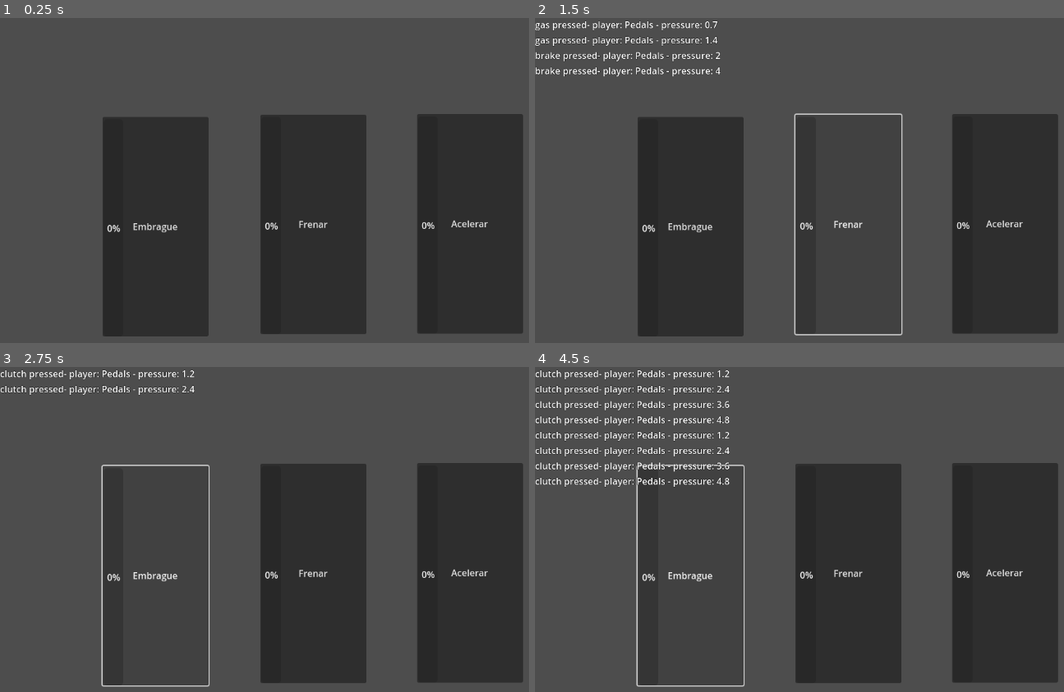
Above: before the commit, frames 1-4 (two rows, left to right).
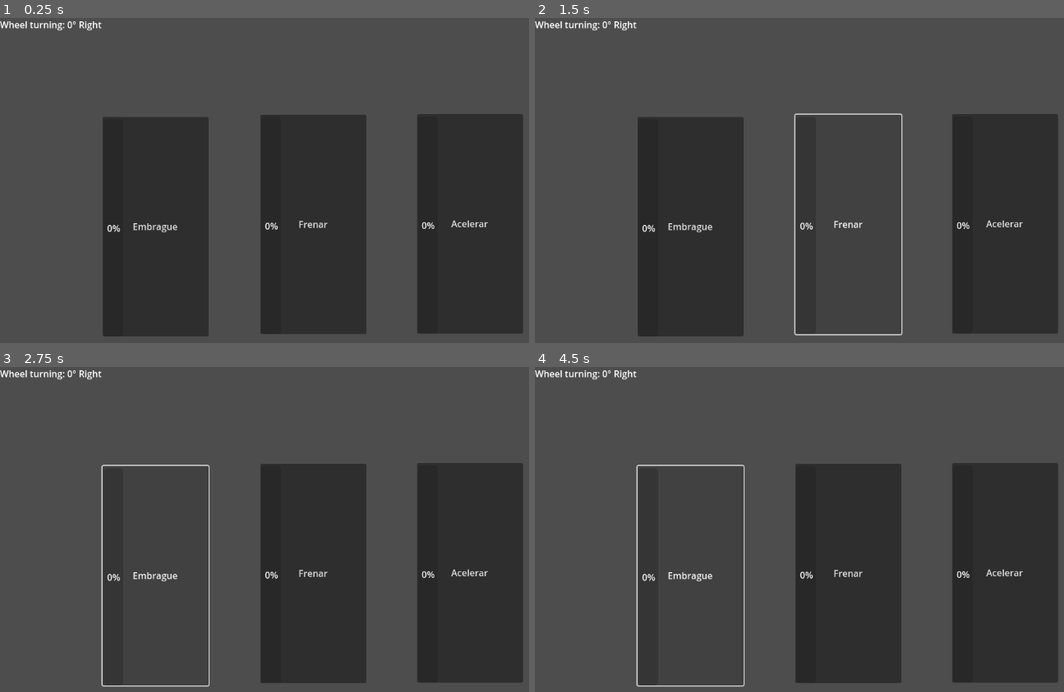
Above: after the commit, the same moments.

Repository: franciscoenriq/Panhales-en-Fuga
Game: Godot game, scene res://scenes/Pedales/pedales.tscn
Same seed, same stepped clock (60 frames per second), same inputs: the game is played once before the commit and once after it. This scene is started directly instead of the project's main scene. The engine's default icon, where the game draws it, is replaced by a stand-in: a white triangle on a blue panel in a dark square.
Inputs:
- Up to frame 1 (0.25 s): no input
- Up to frame 2 (1.5 s): click "Acelerar" at 0.5 s; click "Frenar" at 1.25 s
- Up to frame 3 (2.75 s): click "Embrague" at 2 s
- Up to frame 4 (4.5 s): tap Enter at 2.75, 4.25 s; hold Right (turn_right) 2.78-3.53 s; hold C (clutch) 2.78-3.53 s; tap A (gas) at 3.05, 3.6 s; tap Space at 3.5 s; hold B (brake) 3.53-4.28 s; tap F (test) at 3.8 s; hold Right (turn_right) from 4.28 s (still down); hold F (test) from 4.28 s (still down)

The runs differ from the first frame. In frame 1, 0.2% of the frame differs, in the area x 0-20%, y 1-4%; in frame 2, 1.4%; in frame 3, 0.8%; in frame 4, 2.8%, in the area x 0-37%, y 1-38%.

Commit message:
prueba builds e intento labels

Diff:
--- /dev/null
+++ b/scenes/InputStateVolante.gd
@@ -0,0 +1,14 @@
+extends Label3D
+
+
+
+
+# Called when the node enters the scene tree for the first time.
+func _ready():
+	pass # Replace with function body.
+
+
+# Called every frame. 'delta' is the elapsed time since the previous frame.
+func _process(_delta):
+	self.text ="Acceleration: " + str(GameController.accPressure)+"% Brake: " + str(GameController.brakePressure)+"% Clutch: "  + str(GameController.clutchPressure)
+	#self.text = str(_delta) #testing
--- /dev/null
+++ b/scenes/Pedales/InputStatePedales.gd
@@ -0,0 +1,15 @@
+extends Label
+
+
+# Called when the node enters the scene tree for the first time.
+func _ready():
+	pass
+
+
+# Called every frame. 'delta' is the elapsed time since the previous frame.
+func _process(_delta):
+	var degree = GameController.accPressure
+	var direction = "Left" if degree<0 else "Right"
+
+	self.text = "Wheel turning: " + str(abs(degree))+"° "+direction
+	#self.text = str(abs(degree)) #test
--- a/scenes/Pedales/pedales.gd
+++ b/scenes/Pedales/pedales.gd
@@ -22,7 +22,7 @@
 func _ready():
 	pass
 
-func _process(delta):
+func _process(_delta):
 
 
 	###############ACELERADOR#####################
--- a/scenes/Pedales/pedales.tscn
+++ b/scenes/Pedales/pedales.tscn
@@ -1,6 +1,7 @@
-[gd_scene load_steps=2 format=3 uid="uid://cnfk47hf6cu2n"]
+[gd_scene load_steps=3 format=3 uid="uid://cnfk47hf6cu2n"]
 
 [ext_resource type="Script" path="res://scenes/Pedales/pedales.gd" id="1_3ge5y"]
+[ext_resource type="Script" path="res://scenes/Pedales/InputStatePedales.gd" id="2_t5i6l"]
 
 [node name="Pedals" type="Node2D"]
 script = ExtResource("1_3ge5y")
@@ -56,6 +57,11 @@
 offset_bottom = 386.0
 fill_mode = 3
 
+[node name="InputState" type="Label" parent="."]
+offset_right = 1151.0
+offset_bottom = 75.0
+script = ExtResource("2_t5i6l")
+
 [connection signal="button_down" from="AccBTN" to="." method="_on_acc_btn_button_down"]
 [connection signal="button_up" from="AccBTN" to="." method="_on_acc_btn_button_up"]
 [connection signal="pressed" from="AccBTN" to="." method="_on_acc_btn_pressed"]
--- a/scenes/base-volante.tscn
+++ b/scenes/base-volante.tscn
@@ -1,7 +1,8 @@
-[gd_scene load_steps=20 format=3 uid="uid://bv05lp5ihcku2"]
+[gd_scene load_steps=21 format=3 uid="uid://bv05lp5ihcku2"]
 
 [ext_resource type="Texture2D" uid="uid://tw8t38ns0seh" path="res://icon.svg" id="1_vtehj"]
 [ext_resource type="Script" path="res://scenes/car.gd" id="2_dxiop"]
+[ext_resource type="Script" path="res://scenes/InputStateVolante.gd" id="3_khk2y"]
 
 [sub_resource type="ProceduralSkyMaterial" id="ProceduralSkyMaterial_rvre1"]
 sky_horizon_color = Color(0.64625, 0.65575, 0.67075, 1)
@@ -173,3 +174,8 @@
 
 [node name="Camera3D" type="Camera3D" parent="car"]
 transform = Transform3D(1, 0, 0, 0, 0.963163, 0.26892, 0, -0.26892, 0.963163, 0.118358, 3.44368, -0.0270226)
+
+[node name="InputState" type="Label3D" parent="."]
+transform = Transform3D(1, 0, 0, 0, 1, 0, 0, 0, 1, -0.0208702, 2.98448, -2.08705)
+text = "testeando"
+script = ExtResource("3_khk2y")
--- a/scenes/lobby.gd
+++ b/scenes/lobby.gd
@@ -79,7 +79,7 @@
 	Game.upnp_completed.connect(_on_upnp_completed)
 
 
-func _process(delta: float) -> void:
+func _process(_delta: float) -> void:
 	if !start_timer.is_stopped():
 		time.text = str(ceil(start_timer.time_left))
 
--- a/scenes/main.gd
+++ b/scenes/main.gd
@@ -6,9 +6,9 @@
 
 func _ready() -> void:
 	for player_data in Game.players:
-		var player = player_scene.instantiate()
-		players.add_child(player)
-		player.setup(player_data)
+#		var player = player_scene.instantiate()
+#		players.add_child(player)
+#		player.setup(player_data)
 		get_tree().change_scene_to_file(Game.get_role_scene(player_data.role))
 
 
--- a/scenes/player.gd
+++ b/scenes/player.gd
@@ -14,23 +14,23 @@
 	Debug.dprint("Ingresa: " + str(data["name"]) + "- Role: "+ Game.role_str(data["role"]), text_time)
 
 
-func _input(event: InputEvent) -> void:
-	var role =  str(current_player_data["name"])
-	if is_multiplayer_authority():
-		if event.is_action_pressed("test"):
-			GameController.test.rpc(role, text_time)
-
-		if event.is_action_pressed("clutch"):
-			GameController.clutch.rpc(role, 100)
-
-		if event.is_action_pressed("brake"):
-			GameController.brake.rpc(role, 100)
-
-		if event.is_action_pressed("gas"):
-			GameController.accelerator.rpc(role, 100)
-
-		if event.is_action_pressed("turn_left"):
-			GameController.turn_left.rpc(role, 90)
-
-		if event.is_action_pressed("turn_right"):
-			GameController.turn_right.rpc(role, 90)
+#func _input(event: InputEvent) -> void:
+#	var role =  str(current_player_data["name"])
+#	if is_multiplayer_authority():
+#		if event.is_action_pressed("test"):
+#			GameController.test.rpc(role, text_time)
+#
+#		if event.is_action_pressed("clutch"):
+#			GameController.clutch.rpc(role, 100)
+#
+#		if event.is_action_pressed("brake"):
+#			GameController.brake.rpc(role, 100)
+#
+#		if event.is_action_pressed("gas"):
+#			GameController.accelerator.rpc(role, 100)
+#
+#		if event.is_action_pressed("turn_left"):
+#			GameController.turn_left.rpc(role, 90)
+#
+#		if event.is_action_pressed("turn_right"):
+#			GameController.turn_right.rpc(role, 90)
--- a/scripts/game.gd
+++ b/scripts/game.gd
@@ -11,12 +11,25 @@
 	SHIFT
 }
 
-const role_scene = {
-	"None": "res://scenes/main.tscn",
-	"Driver": "res://scenes/base-volante.tscn",
-	"Pedal": "res://scenes/Pedales/pedales.tscn",
-	"Shift": "res://scenes/main.tscn",
-	"Shooter": "res://scenes/main.tscn"
+func role_str(role: Role):
+	if role == Role.DRIVER:
+		return "Driver"
+	elif role == Role.PEDAL:
+		return "Pedal"
+	elif role == Role.SHIFT:
+		return "Shift"
+	elif role == Role.SHOOTER:
+		return "Shooter"
+	else:
+		return "Unknown"
+
+
+var role_scene = {
+	role_str(Role.NONE): "res://scenes/main.tscn",
+	role_str(Role.DRIVER): "res://scenes/base-volante.tscn",
+	role_str(Role.PEDAL): "res://scenes/Pedales/pedales.tscn",
+	role_str(Role.SHIFT): "res://scenes/main.tscn",
+	role_str(Role.SHOOTER): "res://scenes/main.tscn"
 }
 
 func get_role_scene(role: Role):
@@ -30,18 +43,6 @@
 		return role_scene["Shooter"]
 	else:
 		return "res://scenes/main.tscn"
-
-func role_str(role: Role):
-	if role == Role.DRIVER:
-		return "Driver"
-	elif role == Role.PEDAL:
-		return "Pedal"
-	elif role == Role.SHIFT:
-		return "Shift"
-	elif role == Role.SHOOTER:
-		return "Shooter"
-	else:
-		return "Unknown"
 
 var players: Array[PlayerData] = []
 
--- a/scripts/game_controller.gd
+++ b/scripts/game_controller.gd
@@ -4,41 +4,49 @@
 var accPressure
 var clutchPressure
 var turnValue
+const debug_print_time = 0.8
+
+var volanteText = "Texto inicial"
+var pedalesText = "Texto inicial"
 
 @rpc("any_peer")
 func test(player_role):
 	# esta funcion printea el test en los otros jugadores (que es lo que queremos
 	# para la demo 1)
-	Debug.dprint("test - player: %s" % player_role, 30)
+	Debug.dprint("test - player: %s" % player_role, debug_print_time)
 
 @rpc("any_peer")
 func clutch(player_role, pressure):
 	# esta funcion printea la presion puesta en el freno a  los otros jugadores
 	# (que es lo que queremos para la demo 1)
-	clutchPressure = pressure
-	if pressure!=0:
-
-		Debug.dprint("clutch pressed- player: "+  player_role + " - pressure: " + str(pressure), 1)
+	if clutchPressure != pressure:
+		clutchPressure = pressure
+		#Debug.dprint("clutch pressed- player: "+  player_role + " - pressure: " + str(pressure), debug_print_time)
+		self.volanteText = "clutch pressed- player: "+  player_role + " - pressure: " + str(pressure)
 
 @rpc("any_peer")
 func accelerator(player_role, pressure):
 	# esta funcion printea la presion puesta en el aceleradoro a  los otros jugadores
 	# (que es lo que queremos para la demo 1)
-	accPressure = pressure
-	if pressure!=0:
-
-		Debug.dprint("gas pressed- player: "+  player_role + " - pressure: " + str(pressure), 1)
+	if accPressure!=pressure:
+		accPressure = pressure
+		#Debug.dprint("gas pressed- player: "+  player_role + " - pressure: " + str(pressure), debug_print_time)
+		self.volanteText = "gas pressed- player: "+  player_role + " - pressure: " + str(pressure)
 
 @rpc("any_peer")
 func brake(player_role, pressure):
 	# esta funcion printea la presion puesta en el freno a  los otros jugadores
 	# (que es lo que queremos para la demo 1)
-	brakePressure = pressure
-	if pressure!=0:
-		Debug.dprint("brake pressed- player: "+  player_role + " - pressure: " + str(pressure), 1)
+	if pressure != brakePressure:
+		brakePressure = pressure
+		#Debug.dprint("brake pressed- player: "+  player_role + " - pressure: " + str(pressure), debug_print_time)
+		self.volanteText="brake pressed- player: "+  player_role + " - pressure: " + str(pressure)
+		#Debug.dprint(volanteText)
 
 @rpc("any_peer")
 func turn(player_role,value):
-	turnValue = value
-	if turnValue!=0:
-		Debug.dprint("turn executed - player: " + player_role + " - turn " + str(value) , 1)
+	if value != turnValue:
+		turnValue = value
+		#Debug.dprint("turn executed - player: " + player_role + " - turn " + str(value) , debug_print_time)
+		self.pedalesText = "turn executed - player: " + player_role + " - turn " + str(value)
+		#Debug.dprint(pedalesText)
Not shown, added: builds/panhales_en_fuga_linux.x86_64
Not shown, added: builds/panhales_en_fuga_windows.exe
